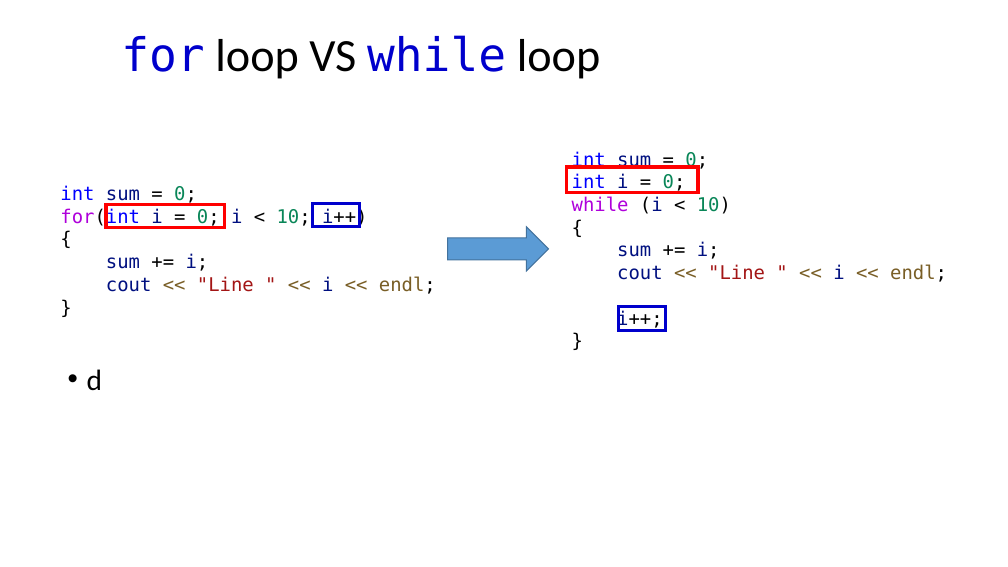
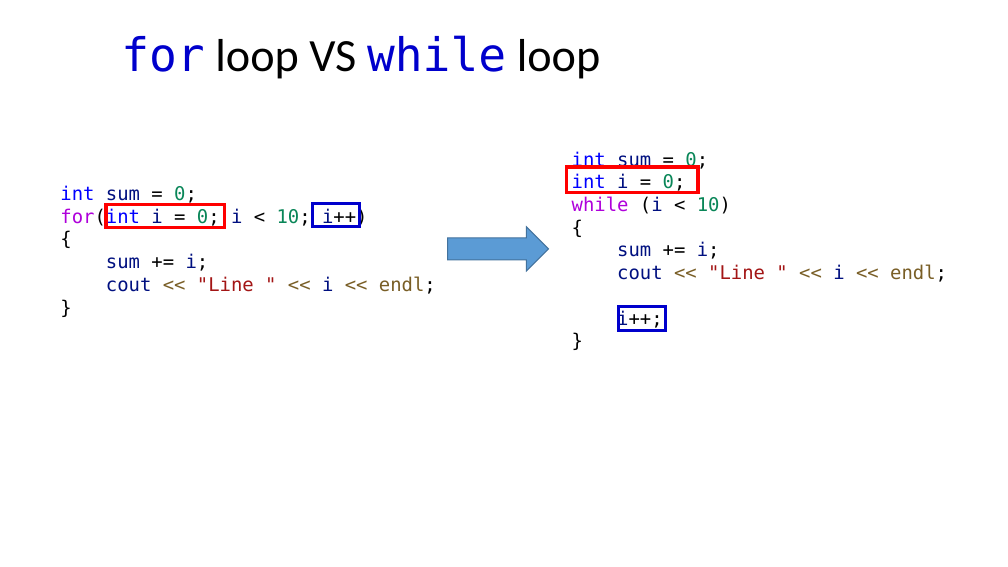
Before and after one commit to dayekuaipao/CPPLearning, a slide deck: slide 22 of week03/Lecture03.pptx. Drawn at 1008x567 pixels with LibreOffice and Linux fonts; fonts in the diff are those of the drawing; background and template pictures are left out. Boxes give left, top, right and bottom in pixels: in the first picture for what was removed or moved away, otherwise in the second. Text is boxed around its words. In the diff, an @@ line names an element or a change of style, - is before the commit and + after.

```diff
--- a/week03/Lecture03.pptx
+++ b/week03/Lecture03.pptx
@@ text removed at (x1=87, y1=369, x2=102, y2=391) @@
-• d
```
Also in this commit, not shown: 3 other slides changed, 2 slides added, 2 slides removed, 2 other files.
